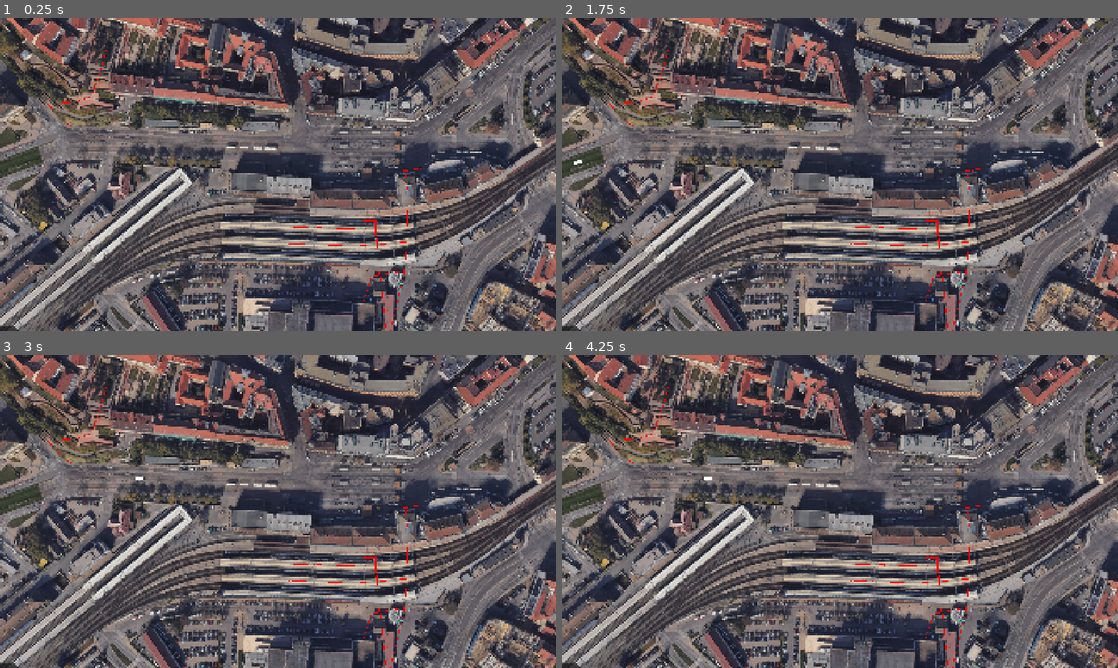
Above: before the commit, frames 1-4 (two rows, left to right).
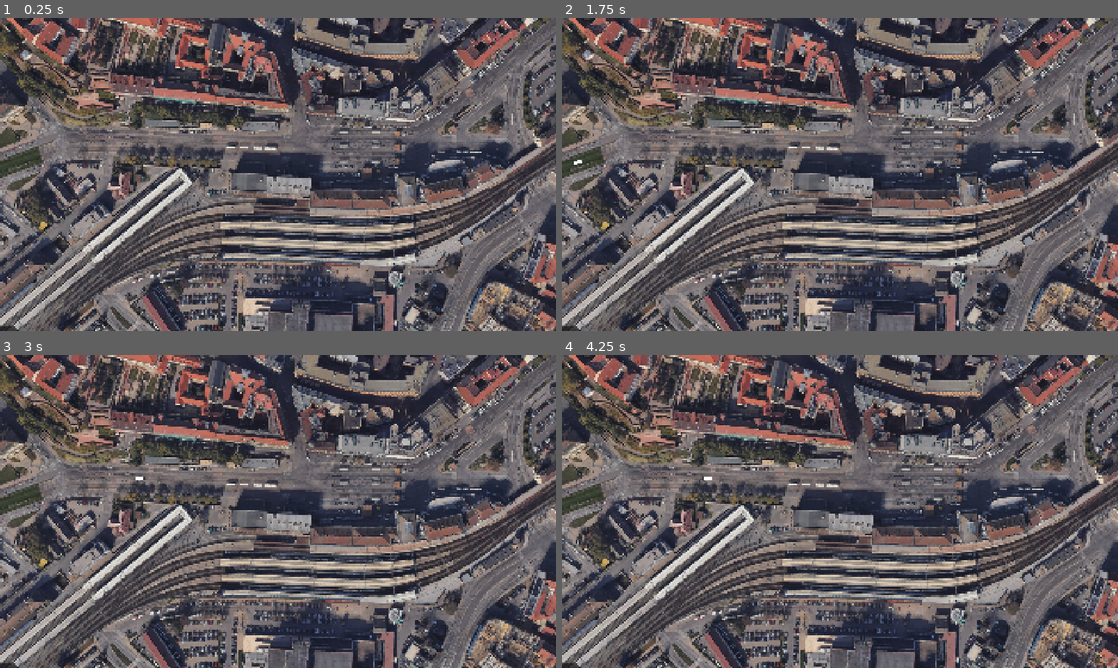
Above: after the commit, the same moments.

Repository: VojtaStruhar/hlavas
Game: Godot game, scene res://Scenes/main.tscn
The game is run twice, just before and just after one commit, with the same random seed, the same clock (stepped at 60 frames per second) and the same inputs.
Inputs:
- Up to frame 1 (0.25 s): no input
- Up to frame 2 (1.75 s): tap Enter at 0.5 s; tap Space at 1.25 s
- Up to frame 3 (3 s): no input
- Up to frame 4 (4.25 s): no input

The runs differ from the first frame. In frame 1, 0.3% of the frame differs, in the area x 8-76%, y 10-100%; in frame 2, 0.3%; in frame 3, 0.3%; in frame 4, 0.3%.

Commit message:
Remove POIs and people

Diff:
--- a/Scenes/main.tscn
+++ b/Scenes/main.tscn
@@ -3,7 +3,6 @@
 [ext_resource type="Texture2D" uid="uid://buikkxvhvo645" path="res://Assets/brno_google_earth_2.png" id="1_42f77"]
 [ext_resource type="Script" uid="uid://d3wi5ks1jrku1" path="res://Scripts/tram.gd" id="2_wopkb"]
 [ext_resource type="Texture2D" uid="uid://v5ao2pigmcb1" path="res://Assets/wagon.png" id="3_55qam"]
-[ext_resource type="PackedScene" uid="uid://ba63uummfjdfb" path="res://Scenes/brnak.tscn" id="4_r2iav"]
 
 [sub_resource type="Curve2D" id="Curve2D_ri0xk"]
 _data = {
@@ -72,10 +71,10 @@
 agent_radius = 4.0
 
 [sub_resource type="NavigationPolygon" id="NavigationPolygon_oahux"]
-vertices = PackedVector2Array(1789.03, 270.242, 1804.55, 190.82, 1811.67, 197.438, 1798.97, 268.789, 1834.28, 391.078, 1839.56, 424.539, 1818.52, 433.547, 1795.95, 359.25, 1806.13, 366.953)
+vertices = PackedVector2Array(1787.01, 270.109, 1803.26, 186.906, 1813.83, 196.719, 1800.99, 268.898, 1836.13, 390.031, 1841.77, 425.773, 1817.26, 436.281, 1793.97, 359.617, 1808.07, 365.977)
 polygons = Array[PackedInt32Array]([PackedInt32Array(0, 1, 2, 3), PackedInt32Array(4, 5, 6, 7, 8), PackedInt32Array(3, 8, 7, 0)])
 outlines = Array[PackedVector2Array]([PackedVector2Array(1816, 439, 1844, 427, 1838, 389, 1810, 365, 1803, 269, 1816, 196, 1802, 183, 1785, 270, 1792, 360)])
-agent_radius = 4.0
+agent_radius = 2.0
 
 [sub_resource type="NavigationPolygon" id="NavigationPolygon_54rwp"]
 vertices = PackedVector2Array(981.547, 335.062, 1003.33, 342.32, 974.156, 399.727, 963.133, 391.281, 955.453, 405.969, 942.469, 397.023, 507.141, 388, 294.547, 372.992, 258.68, 380.008, 224.812, 359.648, 209.328, 363.562, 163.453, 283.68, 150.648, 294.469)
@@ -124,43 +123,13 @@
 outlines = Array[PackedVector2Array]([PackedVector2Array(1243, 797, 1268, 796, 1270, 687, 1245, 687)])
 agent_radius = 4.0
 
+[sub_resource type="NavigationPolygon" id="NavigationPolygon_21xkr"]
+vertices = PackedVector2Array(1607, 402.117, 1607, 390.109, 1732.96, 397.109, 1749.92, 411.844, 1746.05, 291.867, 1734.96, 291.133)
+polygons = Array[PackedInt32Array]([PackedInt32Array(0, 1, 2, 3), PackedInt32Array(4, 3, 2, 5)])
+outlines = Array[PackedVector2Array]([PackedVector2Array(1605, 388, 1605, 404, 1752, 414, 1748, 290, 1733, 289, 1731, 395)])
+agent_radius = 2.0
+
 [node name="Main" type="Node2D"]
-
-[node name="Camera2D" type="Camera2D" parent="."]
-anchor_mode = 0
-
-[node name="POI_KFC" type="Node2D" parent="."]
-position = Vector2(1080, 318)
-
-[node name="POI_Letmo" type="Node2D" parent="."]
-position = Vector2(1420, 317)
-
-[node name="POI_Saliny1" type="Node2D" parent="."]
-position = Vector2(1335, 401)
-
-[node name="POI_Saliny2" type="Node2D" parent="."]
-position = Vector2(1335, 445)
-
-[node name="POI_Saliny3" type="Node2D" parent="."]
-position = Vector2(1337, 490)
-
-[node name="POI_Natupiste5" type="Node2D" parent="."]
-position = Vector2(584, 623)
-
-[node name="POI_Natupiste6" type="Node2D" parent="."]
-position = Vector2(554, 585)
-
-[node name="POI_Natupiste2" type="Node2D" parent="."]
-position = Vector2(1093, 721)
-
-[node name="POI_Dornych" type="Node2D" parent="."]
-position = Vector2(1256, 976)
-
-[node name="POI_Vankovka" type="Node2D" parent="."]
-position = Vector2(1338, 1128)
-
-[node name="POI_Petrov1" type="Node2D" parent="."]
-position = Vector2(365, 111)
 
 [node name="UnderlyingPhoto" type="Node2D" parent="."]
 metadata/_edit_group_ = true
@@ -169,6 +138,9 @@
 position = Vector2(1085, 536)
 scale = Vector2(1.22029, 1.22029)
 texture = ExtResource("1_42f77")
+
+[node name="Camera2D" type="Camera2D" parent="."]
+anchor_mode = 0
 
 [node name="T1_Hybesova-NoveSady" type="Path2D" parent="."]
 curve = SubResource("Curve2D_ri0xk")
@@ -190,31 +162,6 @@
 scale = Vector2(1, 0.58)
 texture = ExtResource("3_55qam")
 
-[node name="JdeNaDornych" parent="." node_paths=PackedStringArray("goal") instance=ExtResource("4_r2iav")]
-modulate = Color(1, 0.0627451, 0.129412, 1)
-position = Vector2(998, 777)
-goal = NodePath("../POI_Dornych")
-
-[node name="JdeNaVankovku2" parent="." node_paths=PackedStringArray("goal") instance=ExtResource("4_r2iav")]
-modulate = Color(1, 0.0627451, 0.129412, 1)
-position = Vector2(1456, 517)
-goal = NodePath("../POI_Vankovka")
-
-[node name="JdeDoVankovky3" parent="." node_paths=PackedStringArray("goal") instance=ExtResource("4_r2iav")]
-modulate = Color(1, 0.0627451, 0.129412, 1)
-position = Vector2(1015, 720)
-goal = NodePath("../POI_Vankovka")
-
-[node name="JdeNaPeron2" parent="." node_paths=PackedStringArray("goal") instance=ExtResource("4_r2iav")]
-modulate = Color(0.363388, 0.651955, 0.794563, 1)
-position = Vector2(1295, 765)
-goal = NodePath("../POI_Natupiste2")
-
-[node name="JdeNaPetrov1" parent="." node_paths=PackedStringArray("goal") instance=ExtResource("4_r2iav")]
-modulate = Color(1, 0.0627451, 0.129412, 1)
-position = Vector2(247, 372)
-goal = NodePath("../POI_Petrov1")
-
 [node name="Links" type="Node2D" parent="."]
 
 [node name="MysiDira_Ulice_Schody" type="NavigationLink2D" parent="Links"]
@@ -269,21 +216,25 @@
 [node name="Megaprechod_1" type="NavigationLink2D" parent="Links"]
 position = Vector2(1142, 557)
 start_position = Vector2(-1, -67)
+travel_cost = 1.5
 
 [node name="Megaprechod_2" type="NavigationLink2D" parent="Links"]
 position = Vector2(1142, 488)
 start_position = Vector2(-2, -43)
 end_position = Vector2(-1, -2)
+travel_cost = 1.5
 
 [node name="Megaprechod_3" type="NavigationLink2D" parent="Links"]
 position = Vector2(1142, 437)
 start_position = Vector2(-1, -36)
 end_position = Vector2(0, 8)
+travel_cost = 1.5
 
 [node name="Megaprechod_4" type="NavigationLink2D" parent="Links"]
 position = Vector2(1142, 402)
 start_position = Vector2(-1, -41)
 end_position = Vector2(-1, -2)
+travel_cost = 1.5
 
 [node name="Megaprechod_5" type="NavigationLink2D" parent="Links"]
 position = Vector2(1126, 403)
@@ -340,17 +291,31 @@
 position = Vector2(1655, 303)
 end_position = Vector2(-51, -70)
 
+[node name="Schody_Letmo_Vedle" type="NavigationLink2D" parent="Links"]
+position = Vector2(1598, 224)
+end_position = Vector2(-75, -101)
+
+[node name="Schody_Letmo_Nahoru" type="NavigationLink2D" parent="Links"]
+position = Vector2(1412, 325)
+navigation_layers = 3
+end_position = Vector2(37, 29)
+
+[node name="Schody_Letmo_Nahoru2" type="NavigationLink2D" parent="Links"]
+position = Vector2(1412, 325)
+navigation_layers = 3
+end_position = Vector2(-22, -147)
+
 [node name="Saliny_Bokem_prechod" type="NavigationLink2D" parent="Links"]
 position = Vector2(1733, 232)
 end_position = Vector2(65, 11)
 
 [node name="NoveSady_KFC" type="NavigationLink2D" parent="Links"]
 position = Vector2(988, 349)
-start_position = Vector2(65, -16)
+start_position = Vector2(62, -11)
 
 [node name="Petrov_Schody1" type="NavigationLink2D" parent="Links"]
 position = Vector2(162, 295)
-end_position = Vector2(106, -8)
+end_position = Vector2(63, 27)
 
 [node name="Petrov_Schody2" type="NavigationLink2D" parent="Links"]
 position = Vector2(315, 270)
@@ -398,6 +363,18 @@
 navigation_layers = 3
 start_position = Vector2(2, -78)
 
+[node name="Basta_Petrov" type="NavigationLink2D" parent="Links"]
+position = Vector2(411, 285)
+end_position = Vector2(-85, -11)
+
+[node name="Bokem_Prechod1" type="NavigationLink2D" parent="Links"]
+position = Vector2(1613, 397)
+end_position = Vector2(-30, -32)
+
+[node name="Bokem_Prechod2" type="NavigationLink2D" parent="Links"]
+position = Vector2(1741, 297)
+end_position = Vector2(-9, -56)
+
 [node name="Navigation" type="Node2D" parent="."]
 
 [node name="Hlavas_Chodnik" type="NavigationRegion2D" parent="Navigation"]
@@ -486,3 +463,7 @@
 [node name="MysiDira_Chodba" type="NavigationRegion2D" parent="Navigation"]
 navigation_polygon = SubResource("NavigationPolygon_kry3j")
 use_edge_connections = false
+
+[node name="NavigationRegion2D" type="NavigationRegion2D" parent="Navigation"]
+navigation_polygon = SubResource("NavigationPolygon_21xkr")
+use_edge_connections = false
